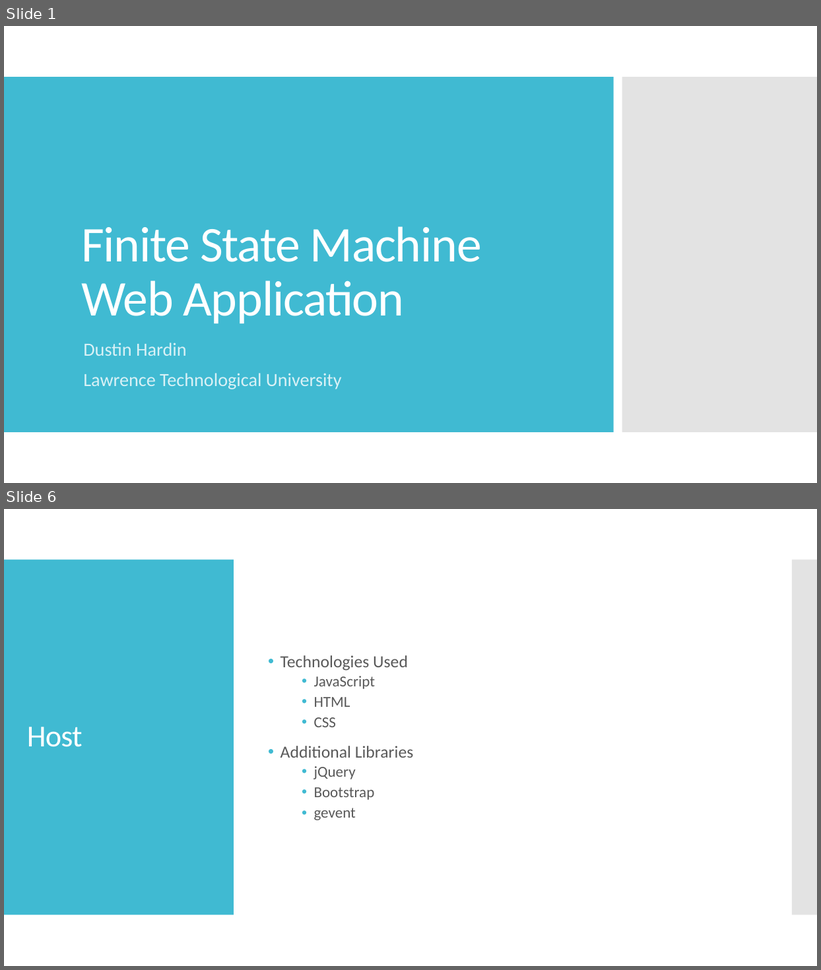
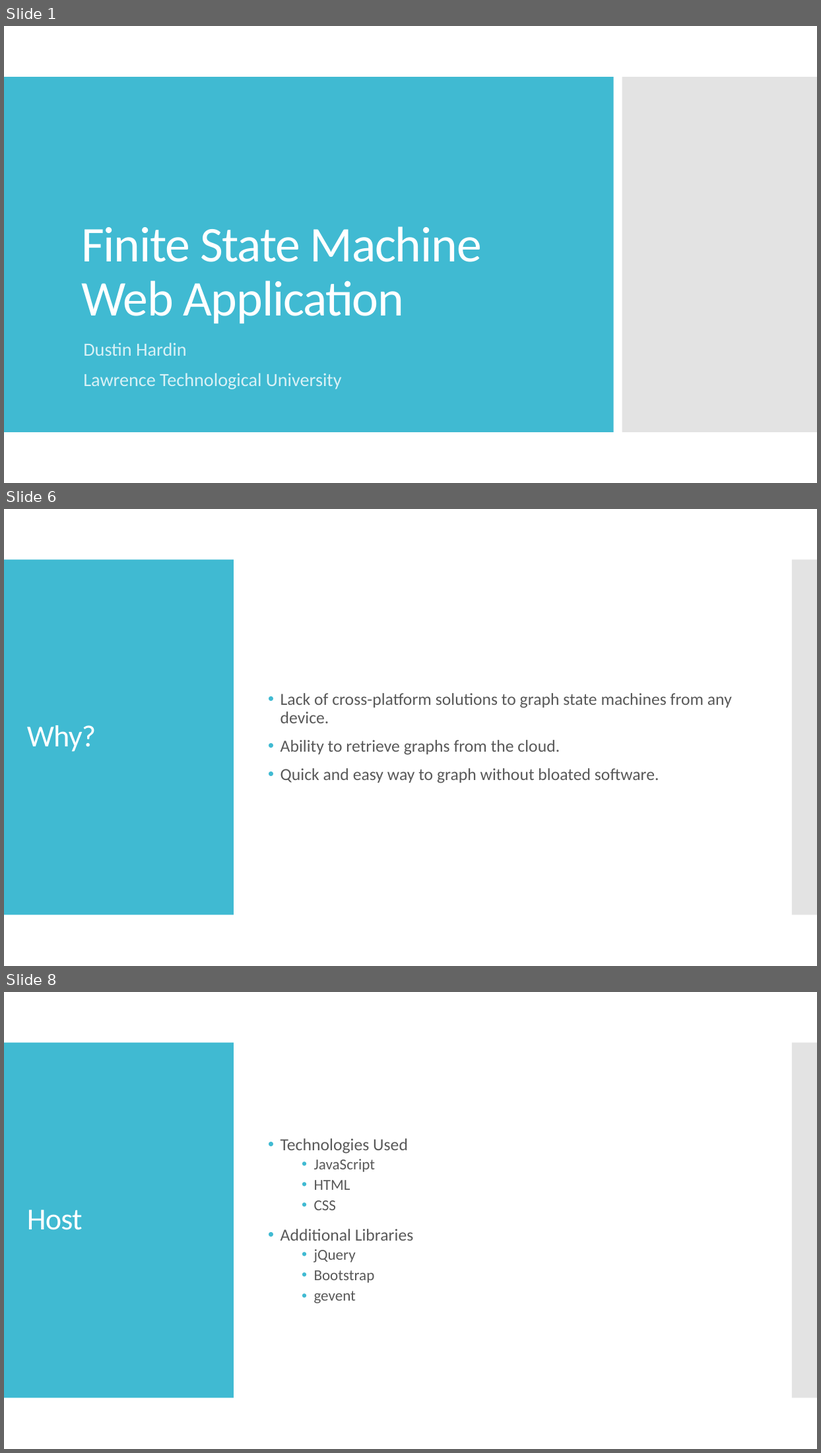
Before and after one commit to dhardin/Finite-State-Machine-Online, a slide deck: Presentation.pptx. Shown one above the other, each under a label of ours: slides 1 and 6 before the commit, slides 1, 6 and 8 after it; the slides between them are not shown. The pictures are 821x970 and 821x1453 pixels, drawn with LibreOffice and Linux fonts; fonts in the diff are those of the drawing. Boxes give left, top, right and bottom in pixels: in the first picture for what was removed or moved away, otherwise in the second. Text is boxed around its words. In the diff, an @@ line names an element or a change of style, - is before the commit and + after.

```diff
--- a/Presentation.pptx
+++ b/Presentation.pptx
@@ slide 6 added at bbox=[4, 509, 817, 966], background #FFFFFF; not listed: 2 template elements that a slide beside it also shows @@
@@ text added at bbox=[281, 693, 732, 784], 20 pt, text #595959 @@
+• Lack of cross-platform solutions to graph state machines from any device.
+• Ability to retrieve graphs from the cloud.
+• Quick and easy way to graph without bloated software.
@@ title added at bbox=[27, 725, 96, 752], 36 pt, text #FFFFFF @@
+Why?
@@ what was slide 6 is now slide 8 @@
```
Also in this commit, not shown: 3 slides changed, 11 other slides added, 1 slide removed, 4 other files.
